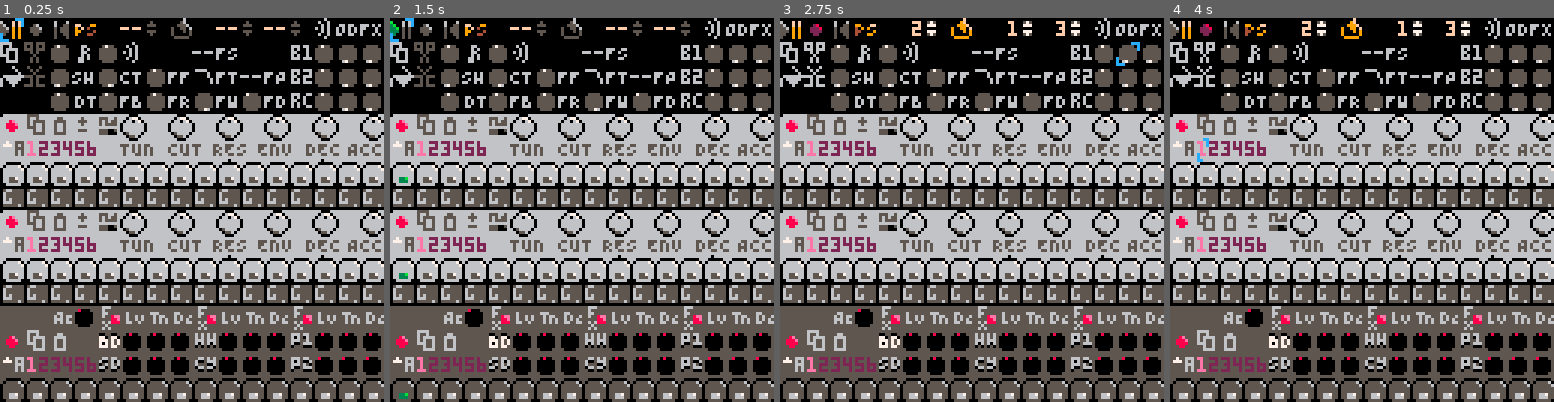
Above: before the commit, frames 1-4 (left to right).
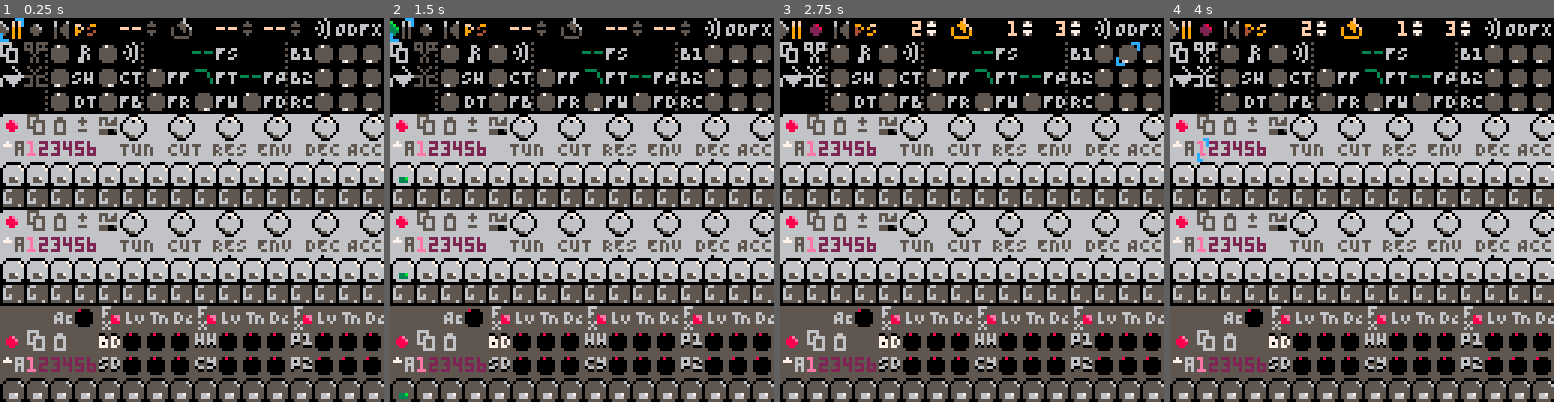
Above: after the commit, the same moments.

Repository: luchak/rp8
Game: PICO-8 cartridge pb-0x.p8
The game is run twice, just before and just after one commit, with the same random seed, the same clock (stepped at 60 frames per second) and the same inputs.
Inputs:
- Up to frame 1 (0.25 s): no input
- Up to frame 2 (1.5 s): tap X (X key) at 0.33, 1.07 s; tap O (Z key) at 0.7 s
- Up to frame 3 (2.75 s): hold Right 1.6-2.1 s; tap O (Z key) at 1.7, 2.1, 2.5 s; tap X (X key) at 1.85 s; hold Up 2.15-2.42 s; hold Right from 2.47 s (still down)
- Up to frame 4 (4 s): tap O (Z key) at 2.9, 3.3, 3.7 s; tap X (X key) at 2.97 s; release Right at 3.03 s; hold Left 3.08-3.58 s; hold Down 3.63-3.97 s

The runs differ from the first frame. In frame 1, 0.6% of the frame differs, in the area x 11-82%, y 6-25%; in frame 2, 0.6%; in frame 3, 0.6%; in frame 4, 0.6%.

Commit message:
Top panel tweaks

Diff:
--- a/pb-0x.p8
+++ b/pb-0x.p8
@@ -1912,10 +1912,10 @@
 
 
 __map__
-07e905ac0000c0c10000c000c0ec292a07e905ac0000c0c10000c000c0ec292a07e705ac00eec5c300eec5eec5ec292a0000000000000000000000000000000000000000000000000000000000000000000000000000000000000000000000000000000000000000000000000000000000000000000000000000000000000000
-f2c785288527000009e0000017858585c6cb842884270000000026b717848484f2c784288427001726d00000008484840000000000000000000000000000000000000000000000000000000000000000000000000000000000000000000000000000000000000000000000000000000000000000000000000000000000000000
+07e905acefefc0c1efefc0efc0ec292a07e905ac0000c0c10000c000c0ec292a07e705ac00eec5c300eec5eec5ec292a0000000000000000000000000000000000000000000000000000000000000000000000000000000000000000000000000000000000000000000000000000000000000000000000000000000000000000
+f2c785288527000009e0000c17858585c6cb842884270000000026b717848484f2c784288427001726d00000008484840000000000000000000000000000000000000000000000000000000000000000000000000000000000000000000000000000000000000000000000000000000000000000000000000000000000000000
 f7c985f885f986e1eae409e618858585c7c884f884f90000000026b418848484f7c984f884f9001826d00000008484840000000000000000000000000000000000000000000000000000000000000000000000000000000000000000000000000000000000000000000000000000000000000000000000000000000000000000
-000085fa85fb86e286e386e519858585cac984fa84fb0000000026b919848484000084fa84fb001926d00000008484840000000000000000000000000000000000000000000000000000000000000000000000000000000000000000000000000000000000000000000000000000000000000000000000000000000000000000
+000c85fa85fb86e286e386e519858585cac984fa84fb0000000026b919848484000084fa84fb001926d00000008484840000000000000000000000000000000000000000000000000000000000000000000000000000000000000000000000000000000000000000000000000000000000000000000000000000000000000000
 bb1c1b1a02341e341e341e341e341e340c0ddfdf1d341e341e341e341e341e34000000000000000000000000000000000000000000000000000000000000000000000000000000000000000000000000000000000000000000000000000000000000000000000000000000000000000000000000000000000000000000000000
 a2dfdf1d1dd4d5d6d7d8d9dadbdcddde1c1b1a021dd4d5d6d7d8d9dadbdcddde000000000000000000000000000000000000000000000000000000000000000000000000000000000000000000000000000000000000000000000000000000000000000000000000000000000000000000000000000000000000000000000000
 1010101010101010101010101010101010101010101010101010101010101010000000000000000000000000000000000000000000000000000000000000000000000000000000000000000000000000000000000000000000000000000000000000000000000000000000000000000000000000000000000000000000000000
Not shown, changed: 32 lines of the sprite sheet (__gfx__) section of pb-0x.p8
